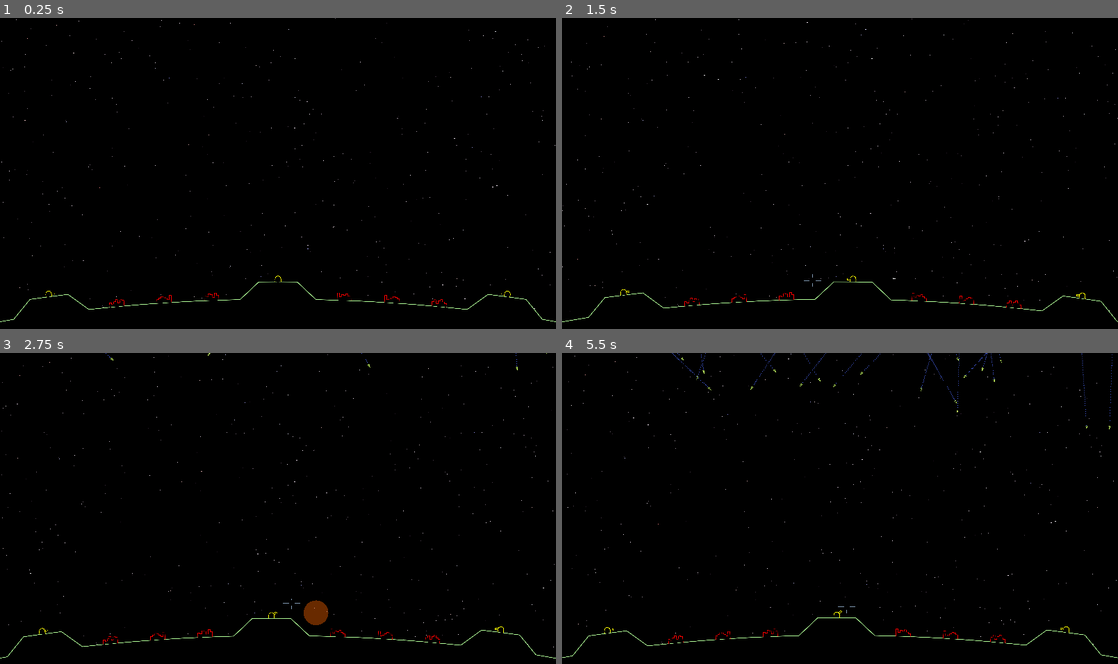
Above: before the commit, frames 1-4 (two rows, left to right).
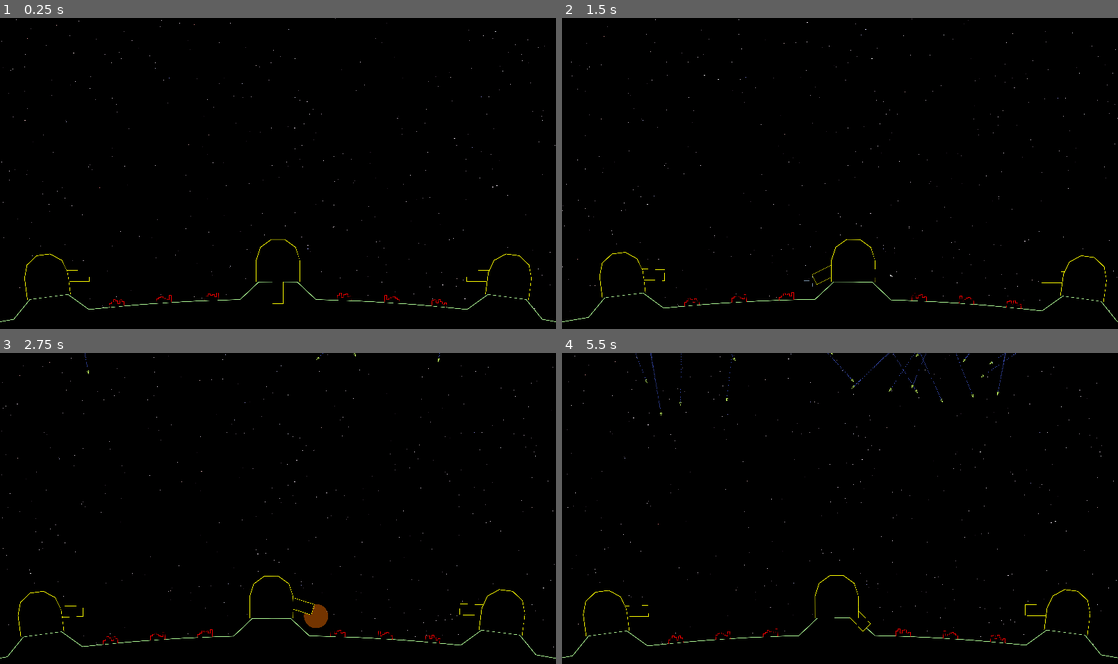
Above: after the commit, the same moments.

Repository: tartley/missile-commander
Game: Godot game, scene res://src/main/main.tscn
Same seed, same stepped clock (60 frames per second), same inputs: the game is played once before the commit and once after it.
Inputs (mouse positions are in pixels of both pictures, inside the frame that each line leads up to):
- Up to frame 1 (0.25 s): no input
- Up to frame 2 (1.5 s): tap Enter at 0.5 s; move the mouse to (867, 173) at 0.52 s; hold W from 0.53 s (still down); move the mouse to (812, 176) at 1.27 s
- Up to frame 3 (2.75 s): keep holding W; move the mouse to (289, 502) at 2.02 s
- Up to frame 4 (5.5 s): keep holding W; move the mouse to (834, 514) at 2.77 s; move the mouse to (878, 511) at 3.52 s; move the mouse to (795, 505) at 4.27 s; move the mouse to (845, 508) at 5.02 s

The runs differ from the first frame. In frame 1, 0.3% of the frame differs, in the area x 4-96%, y 70-93%; in frame 2, 0.3%; in frame 3, 0.4%; in frame 4, 0.6%, in the area x 3-99%, y 0-93%.

Commit message:
Mostly finished removing -y transform (!)
In the middle of fiddling with base rending, but that's not
really even the same thing.

I moved turret verts to point due east, like in math,
which removes occasional 'PI/2' from expressions. Could
probably do it with other verts lists too.

Diff:
--- a/src/base/base.gd
+++ b/src/base/base.gd
@@ -12,22 +12,19 @@
 
 func _ready():
     self.destroyed = false
-    $Turret.position = Vector2(0, 20)
+    $Turret.position = Vector2(0, $Foundation.SIZE / 4)
     self.add_to_group("bases")
 
 func _process(_delta:float):
     if not self.destroyed:
         var global = to_global($Turret.position)
-        var relative = mouse.position - Vector2(global.x, -global.y)
-        $Turret.rotation = relative.angle() - PI / 2 - self.rotation
+        var relative = mouse.position - Vector2(global.x, global.y)
+        $Turret.rotation = relative.angle() - self.rotation
 
 func launch(dest:Vector2):
     if not self.destroyed:
         var shot = Shot.instantiate()
-        # stupid -y thing here:
-        var pos = to_global($Turret.position)
-        pos.y *= -1
-        shot.position = pos
+        shot.position = to_global($Turret.position)
         shot.destination = dest
         return shot
     else:
--- a/src/base/foundation.gd
+++ b/src/base/foundation.gd
@@ -1,6 +1,6 @@
 extends Node2D
 
-const SIZE := 80.0
+const SIZE := 600.0
 
 var verts:Array[Vector2]
 var color:Color
--- a/src/base/turret.gd
+++ b/src/base/turret.gd
@@ -1,11 +1,12 @@
 extends Node2D
 
-const SIZE := 40.0
+const SIZE := 300.0
+# A rectangular gun turret, pointing right
 const verts:Array[Vector2] = [
-    Vector2(+SIZE/8, -SIZE/8),
-    Vector2(+SIZE/8, SIZE),
-    Vector2(-SIZE/8, SIZE),
-    Vector2(-SIZE/8, -SIZE/8),
+    Vector2(-SIZE/8, +SIZE/8), # left(base) top
+    Vector2(+SIZE,   +SIZE/8), # right(tip) top
+    Vector2(+SIZE,   -SIZE/8), # right(tip) bottom
+    Vector2(-SIZE/8, -SIZE/8), # left(base) bottom
 ]
 const fore := Color.YELLOW
 const fill := Color.BLACK
--- a/src/main/camera.gd
+++ b/src/main/camera.gd
@@ -3,10 +3,13 @@
 # Need injecting by a parent
 var mouse:Node2D
 
+func _ready():
+    self.zoom = Vector2(1, 1)
+
 func _process(_delta):
     var radius:float = Const.RADIUS + get_viewport_rect().size.y * 0.4
-    position = Vector2(
-        -radius * sin(rotation),
-        radius * cos(rotation) + get_viewport_rect().size.y * mouse.normalized.y * 0.1
+    self.rotation = Const.PLANET_ANGLE * 0.64 * mouse.normalized.x
+    self.position = Vector2(
+        radius * sin(rotation),
+        -radius * cos(rotation) - get_viewport_rect().size.y * mouse.normalized.y * 0.1
     )
-    rotation = Const.PLANET_ANGLE * -0.64 * mouse.normalized.x
--- a/src/main/ground.gd
+++ b/src/main/ground.gd
@@ -15,37 +15,37 @@
 # Approximate the curved surface with straight segments.
 const seg_ang := Const.PLANET_ANGLE / 72
 const annotated_polar_array := [
-    [PI / 2 - 88 * seg_ang, 0],
-    [PI / 2 - 88 * seg_ang, Const.RADIUS],
-    [PI / 2 - 72 * seg_ang, Const.RADIUS],
-    [PI / 2 - 56 * seg_ang, Const.RADIUS, "gap", "hill1"],
-    [PI / 2 - 52 * seg_ang, Const.RADIUS + HILL_HEIGHT, "gap", "hill1"],
-    [PI / 2 - 48 * seg_ang, Const.RADIUS + HILL_HEIGHT, "base"],
-    [PI / 2 - 44 * seg_ang, Const.RADIUS + HILL_HEIGHT, "gap", "hill1"],
-    [PI / 2 - 40 * seg_ang, Const.RADIUS, "gap", "hill1"],
-    [PI / 2 - 34 * seg_ang, Const.RADIUS, "city"],
-    [PI / 2 - 29 * seg_ang, Const.RADIUS, "gap"],
-    [PI / 2 - 24 * seg_ang, Const.RADIUS, "city"],
-    [PI / 2 - 19 * seg_ang, Const.RADIUS, "gap"],
-    [PI / 2 - 14 * seg_ang, Const.RADIUS, "city"],
-    [PI / 2 -  8 * seg_ang, Const.RADIUS, "gap", "hill2"],
-    [PI / 2 -  4 * seg_ang, Const.RADIUS + HILL_HEIGHT, "gap", "hill2"],
-    [PI / 2 +  0 * seg_ang, Const.RADIUS + HILL_HEIGHT, "base"],
-    [PI / 2 +  4 * seg_ang, Const.RADIUS + HILL_HEIGHT, "gap", "hill2"],
-    [PI / 2 +  8 * seg_ang, Const.RADIUS, "gap", "hill2"],
-    [PI / 2 + 14 * seg_ang, Const.RADIUS, "city"],
-    [PI / 2 + 19 * seg_ang, Const.RADIUS, "gap"],
-    [PI / 2 + 24 * seg_ang, Const.RADIUS, "city"],
-    [PI / 2 + 29 * seg_ang, Const.RADIUS, "gap"],
-    [PI / 2 + 34 * seg_ang, Const.RADIUS, "city"],
-    [PI / 2 + 40 * seg_ang, Const.RADIUS, "gap", "hill3"],
-    [PI / 2 + 44 * seg_ang, Const.RADIUS + HILL_HEIGHT, "gap", "hill3"],
-    [PI / 2 + 48 * seg_ang, Const.RADIUS + HILL_HEIGHT, "base"],
-    [PI / 2 + 52 * seg_ang, Const.RADIUS + HILL_HEIGHT, "gap", "hill3"],
-    [PI / 2 + 56 * seg_ang, Const.RADIUS, "gap", "hill3"],
-    [PI / 2 + 72 * seg_ang, Const.RADIUS],
-    [PI / 2 + 88 * seg_ang, Const.RADIUS],
-    [PI / 2 + 88 * seg_ang, 0],
+    [ -88 * seg_ang, -Const.RADIUS],
+    [ -88 * seg_ang, 0],
+    [ -72 * seg_ang, 0],
+    [ -56 * seg_ang, 0, "gap", "hill1"],
+    [ -52 * seg_ang, HILL_HEIGHT, "gap", "hill1"],
+    [ -48 * seg_ang, HILL_HEIGHT, "base"],
+    [ -44 * seg_ang, HILL_HEIGHT, "gap", "hill1"],
+    [ -40 * seg_ang, 0, "gap", "hill1"],
+    [ -34 * seg_ang, 0, "city"],
+    [ -29 * seg_ang, 0, "gap"],
+    [ -24 * seg_ang, 0, "city"],
+    [ -19 * seg_ang, 0, "gap"],
+    [ -14 * seg_ang, 0, "city"],
+    [ - 8 * seg_ang, 0, "gap", "hill2"],
+    [ - 4 * seg_ang, HILL_HEIGHT, "gap", "hill2"],
+    [ + 0 * seg_ang, HILL_HEIGHT, "base"],
+    [ + 4 * seg_ang, HILL_HEIGHT, "gap", "hill2"],
+    [ + 8 * seg_ang, 0, "gap", "hill2"],
+    [ +14 * seg_ang, 0, "city"],
+    [ +19 * seg_ang, 0, "gap"],
+    [ +24 * seg_ang, 0, "city"],
+    [ +29 * seg_ang, 0, "gap"],
+    [ +34 * seg_ang, 0, "city"],
+    [ +40 * seg_ang, 0, "gap", "hill3"],
+    [ +44 * seg_ang, HILL_HEIGHT, "gap", "hill3"],
+    [ +48 * seg_ang, HILL_HEIGHT, "base"],
+    [ +52 * seg_ang, HILL_HEIGHT, "gap", "hill3"],
+    [ +56 * seg_ang, 0, "gap", "hill3"],
+    [ +72 * seg_ang, 0],
+    [ +88 * seg_ang, 0],
+    [ +88 * seg_ang, -Const.RADIUS],
 ]
 
 const City:PackedScene = preload("res://src/city/city.tscn")
@@ -57,14 +57,15 @@
 func get_annotated_vert_array(annotated_polars:Array) -> Array:
     '''Convert array of annotated polar co-ords to an array of annotated cartesian co-ords'''
     var retval := []
-    var vert:Vector2
-    for ap:Array in annotated_polars:
-        vert = ap[1] * Vector2.from_angle(ap[0])
+    for ap in annotated_polars:
+        var angle = ap[0] - PI / 2
+        var radius = ap[1] + Const.RADIUS
+        var vert = radius * Vector2.from_angle(angle)
         retval.append([vert.x, vert.y, ap.slice(2)])
     return retval
 
 func set_up_collisions(av:Geometry.AnnotatedVerts):
-    # Set up collision shapes that define the ground
+    # Set up collision shapes for the ground
     var shapes:Array[Shape2D] = []
     # 1. the circular planet
     var circle = CircleShape2D.new()
--- a/src/main/main.gd
+++ b/src/main/main.gd
@@ -10,7 +10,7 @@
 
 func launch_missile():
     var missile = Missile.instantiate()
-    var start := Vector2(randf_range(-2000, +2000), randf_range(14100, 20000))
+    var start := Vector2(randf_range(-2000, +2000), randf_range(-14100, -20000))
     var targets:Array[Vector2] = []
     targets.append_array(positions(get_tree().get_nodes_in_group("cities")))
     targets.append_array(positions(get_tree().get_nodes_in_group("bases")))
@@ -35,13 +35,13 @@
     if event is InputEventKey and event.pressed and not event.echo:
         match event.keycode:
             KEY_A:
-                launch_shot(2)
+                launch_shot(0)
             KEY_W:
                 launch_shot(1)
             KEY_S:
                 launch_shot(1)
             KEY_D:
-                launch_shot(0)
+                launch_shot(2)
             KEY_ESCAPE:
                 get_tree().quit()
             _:
@@ -52,4 +52,5 @@
     $World/Camera.mouse = $World/Mouse
     for base in get_tree().get_nodes_in_group("bases"):
         base.mouse = $World/Mouse
+
     begin_level()
--- a/src/main/main.tscn
+++ b/src/main/main.tscn
@@ -12,11 +12,9 @@
 script = ExtResource("1_3ne2t")
 
 [node name="World" type="Node2D" parent="."]
-scale = Vector2(1, -1)
 
 [node name="Camera" type="Camera2D" parent="World"]
 position = Vector2(0, -12000)
-scale = Vector2(1, -1)
 ignore_rotation = false
 script = ExtResource("2_jm13r")
 
--- a/src/main/mouse.gd
+++ b/src/main/mouse.gd
@@ -1,14 +1,10 @@
 extends Node2D
 
 const verts: Array[Vector2] = [
-    Vector2(-60, 0),
-    Vector2(-20, 0),
-    Vector2(20, 0),
-    Vector2(60, 0),
-    Vector2(0, -44),
-    Vector2(0, -20),
-    Vector2(0, 20),
-    Vector2(0, 44),
+    Vector2(-60, 0), Vector2(-20, 0),
+    Vector2(+60, 0), Vector2(+20, 0),
+    Vector2(0, -44), Vector2(0, -20),
+    Vector2(0, +44), Vector2(0, +20),
 ]
 
 # mouse can move around in these world co-ordinates
@@ -20,8 +16,8 @@
         # constrain new mouse position to lie within maximum extent
         value.constrain(extent_polar)
         polar = value
-        position = polar.radius * Vector2.from_angle(PI/2 - polar.angle)
-        rotation = -polar.angle
+        position = polar.radius * Vector2.from_angle(-PI/2 + polar.angle)
+        rotation = polar.angle
         normalized = extent_polar.normalize(polar)
 
 # normalized mouse position to lie within (-1 to 1, 0 to 1)
--- a/src/main/sky.gd
+++ b/src/main/sky.gd
@@ -5,8 +5,8 @@
 func get_star_verts() -> Array[Vector2]:
     var x := randf_range(-2800.0, 2800.0)
     var y: = randf_range(
-        Const.RADIUS - get_viewport_rect().size.y * 0.14,
-        Const.RADIUS + get_viewport_rect().size.y * 1.04
+        -Const.RADIUS + get_viewport_rect().size.y * 0.14,
+        -Const.RADIUS - get_viewport_rect().size.y * 1.04
     )
     var size := randf_range(2.0, 6.0)
     return [
